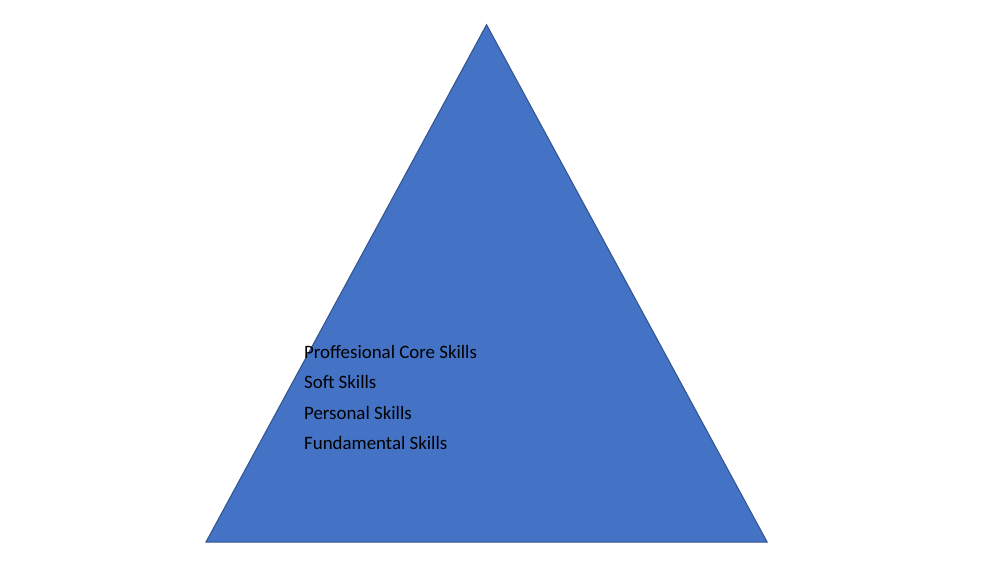
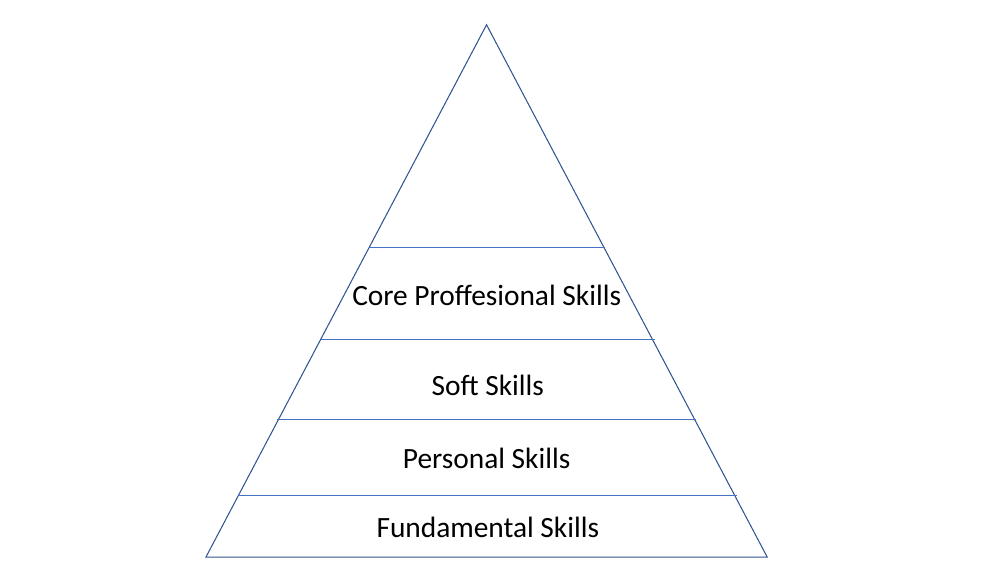
Before and after one commit to VladimirMakarevich/presentations, a slide deck: slide 9 of softskills/self management/self_management.pptx (slide 8 before the commit). Drawn at 1008x567 pixels with LibreOffice and Linux fonts; fonts in the diff are those of the drawing. Boxes give left, top, right and bottom in pixels: in the first picture for what was removed or moved away, otherwise in the second. Text is boxed around its words. In the diff, an @@ line names an element or a change of style, - is before the commit and + after.

```diff
--- a/softskills/self management/self_management.pptx
+++ b/softskills/self management/self_management.pptx
@@ triangle resized from (x1=206, y1=25, x2=768, y2=542) to (x1=206, y1=25, x2=768, y2=557) @@
@@ triangle at (x1=206, y1=25, x2=768, y2=557): fill #4472C4 to none @@
@@ line added from (369, 247) to (605, 247), #4472C4 0.5 pt @@
@@ text at (x1=352, y1=284, x2=621, y2=306): text changed; size 18 to 28 pt @@
-Proffesional Core Skills
+Core Proffesional Skills
@@ line added from (321, 340) to (655, 340), #4472C4 0.5 pt @@
@@ text "Soft Skills" moved from (x1=304, y1=375, x2=377, y2=388) to (x1=432, y1=374, x2=544, y2=396) @@
@@ line added from (277, 420) to (696, 420), #4472C4 0.5 pt @@
@@ text "Personal Skills" moved from (x1=304, y1=406, x2=412, y2=419) to (x1=403, y1=447, x2=571, y2=469) @@
@@ line added from (238, 495) to (738, 495), #4472C4 0.5 pt @@
@@ size 18 to 28 pt; alignment left to centre in 3 elements at (x1=432, y1=374, x2=544, y2=396), (x1=403, y1=447, x2=571, y2=469), (x1=377, y1=516, x2=599, y2=538) @@
@@ text "Fundamental Skills" moved from (x1=304, y1=436, x2=448, y2=449) to (x1=377, y1=516, x2=599, y2=538) @@
```
Also in this commit, not shown: 4 other slides changed, 8 slides added, 3 slides removed, 2 other files.
